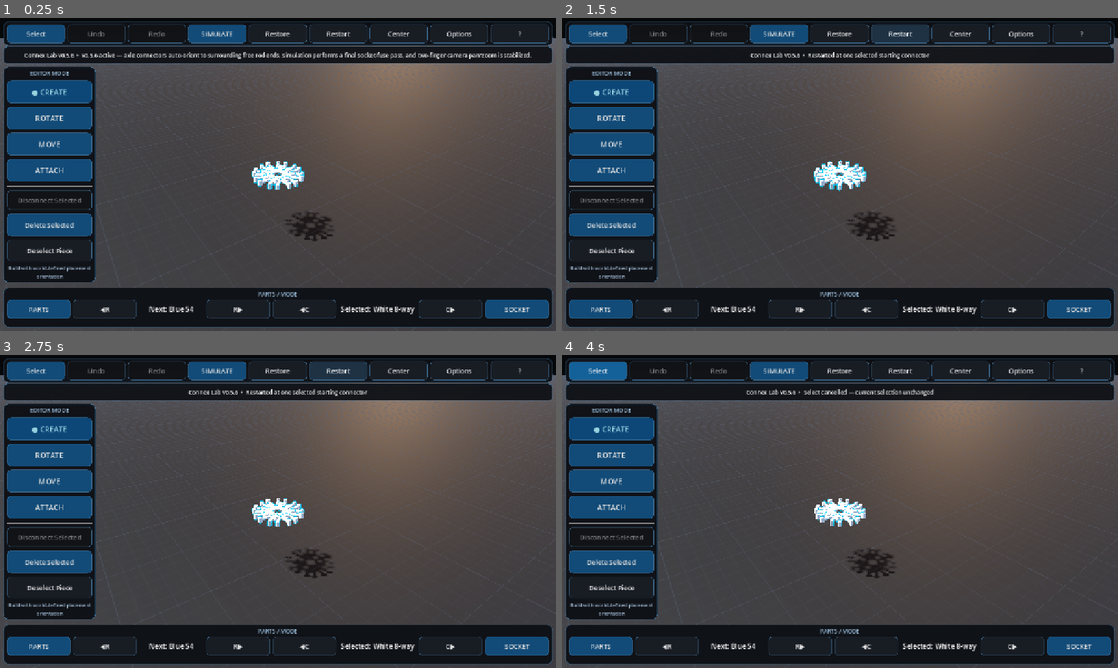
Above: before the commit, frames 1-4 (two rows, left to right).
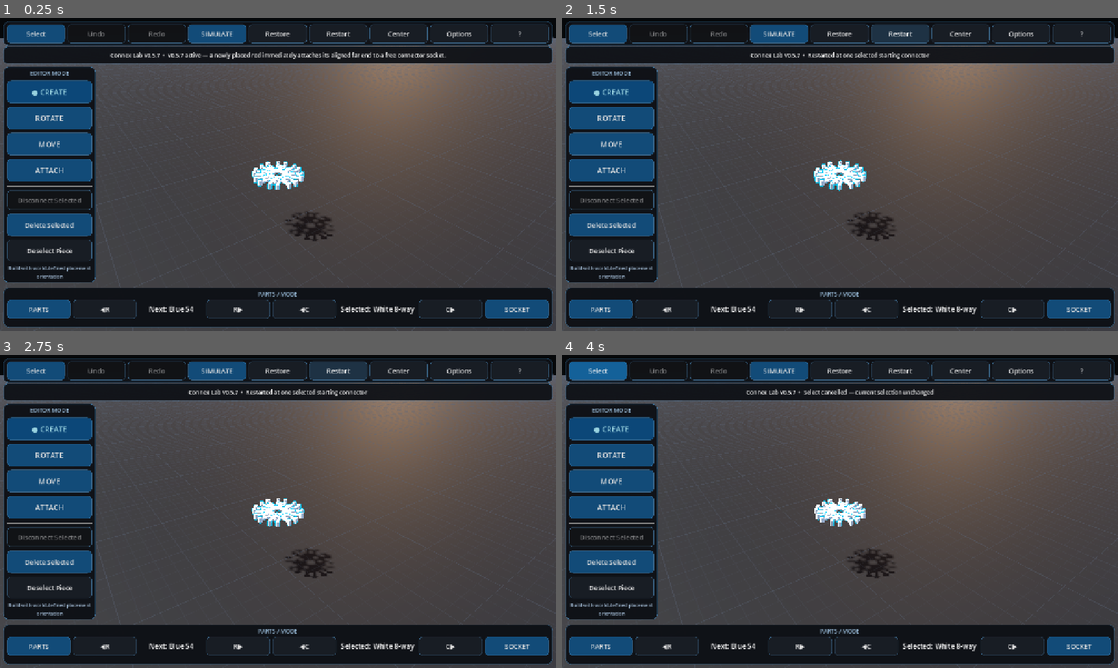
Above: after the commit, the same moments.

Repository: pixel375/connex
Game: Godot game, scene res://Main.tscn
Same seed, same stepped clock (60 frames per second), same inputs: the game is played once before the commit and once after it.
Inputs:
- Up to frame 1 (0.25 s): no input
- Up to frame 2 (1.5 s): click "Restart" at 0.5 s; click "Restart" at 1.25 s
- Up to frame 3 (2.75 s): click "Restart" at 2 s
- Up to frame 4 (4 s): click "Select" at 2.75 s; click "SELECT…" at 3.5 s

The runs differ from the first frame. In frame 1, 1.0% of the frame differs, in the area x 4-96%, y 10-14%; in frame 2, less than 0.1%; in frame 3, less than 0.1%; in frame 4, less than 0.1%.

Commit message:
v0.5.7: activate immediate rod far-end auto-attach

Diff:
--- a/Main.tscn
+++ b/Main.tscn
@@ -1,7 +1,7 @@
 [gd_scene load_steps=3 format=3]
 
-; v0.5.6 release runtime: res://scripts/main_v061.gd
-[ext_resource type="Script" path="res://scripts/main_v061.gd" id="1_main"]
+; v0.5.7 release runtime: res://scripts/main_v062.gd
+[ext_resource type="Script" path="res://scripts/main_v062.gd" id="1_main"]
 [ext_resource type="Script" path="res://scripts/physics_slider_fix_v052.gd" id="2_physics_fix"]
 
 [node name="Main" type="Node3D"]
